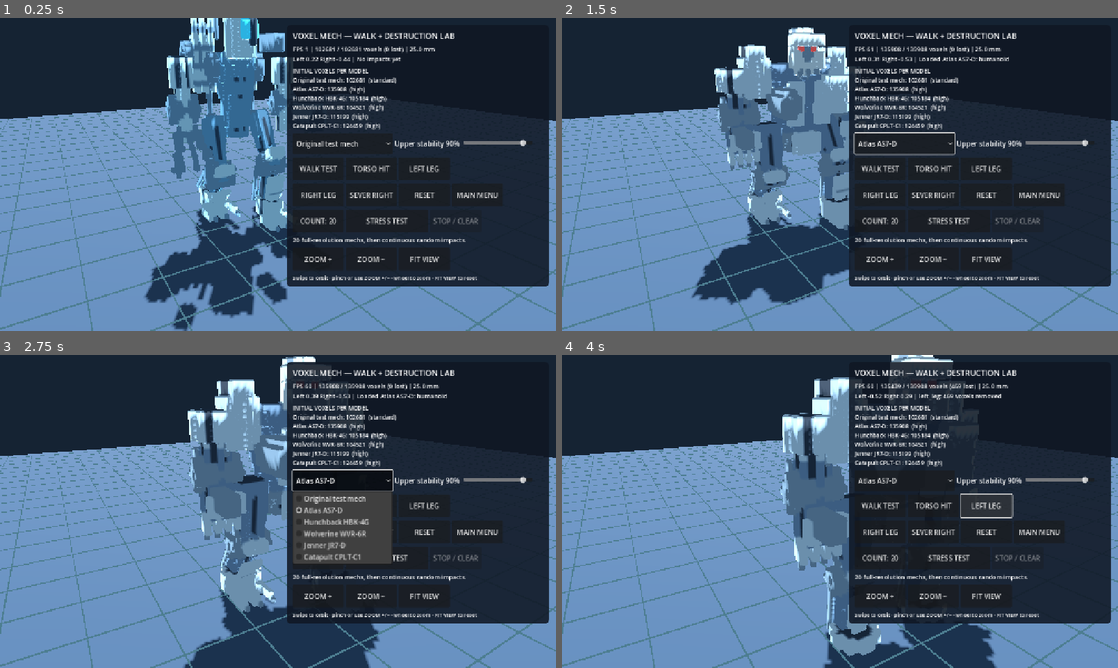
Above: before the commit, frames 1-4 (two rows, left to right).
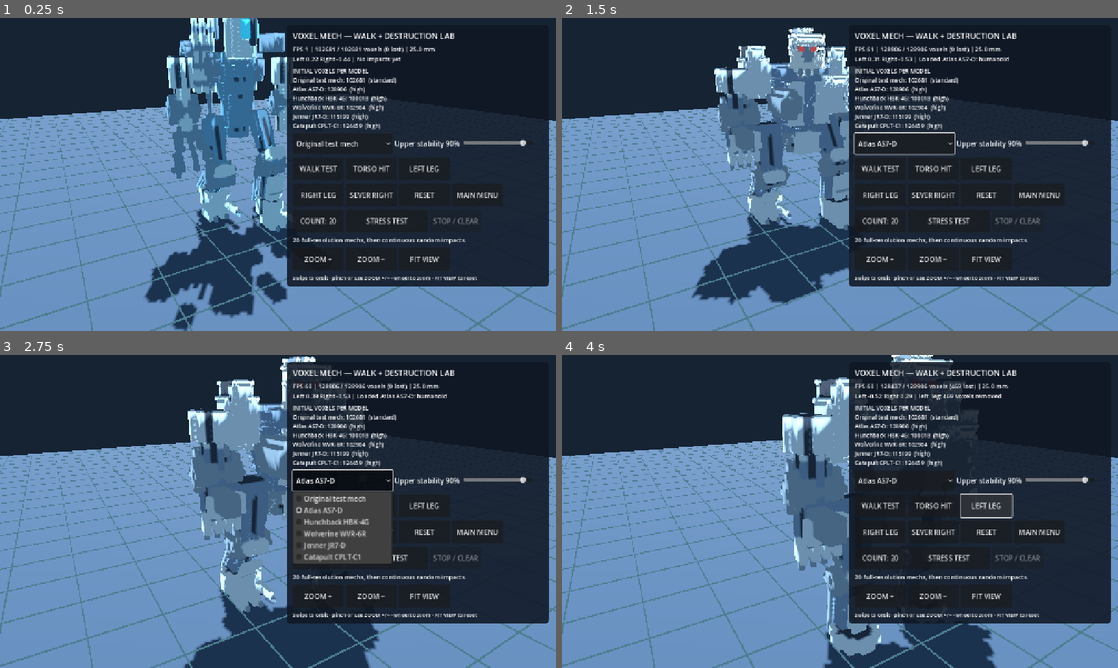
Above: after the commit, the same moments.

Repository: drag0nblad3/BtechMobile
Game: Godot game, scene res://scenes/voxel_mech_lab.tscn
Same seed, same stepped clock (60 frames per second), same inputs: the game is played once before the commit and once after it. This scene is started directly instead of the project's main scene.
Inputs:
- Up to frame 1 (0.25 s): no input
- Up to frame 2 (1.5 s): click "Original test mech" at 0.5 s; click "WALK TEST" at 1.25 s
- Up to frame 3 (2.75 s): click "Atlas AS7-D" at 2 s
- Up to frame 4 (4 s): click "TORSO HIT" at 2.75 s; click "LEFT LEG" at 3.5 s

The runs differ from the first frame. In frame 1, less than 0.1% of the frame differs, in the area x 59-67%, y 22-30%; in frame 2, 1.3%, in the area x 29-67%, y 2-92%; in frame 3, 0.9%; in frame 4, 0.6%.

Commit message:
Cut real 25mm chamfers across major armor silhouettes instead of relying on smoothed shading alone

Diff:
--- a/src/view/units/voxel_reference_v4.gd
+++ b/src/view/units/voxel_reference_v4.gd
@@ -685,6 +685,12 @@
 	var scale := p.detail_scale
 	if scale < 2:
 		return
+	# Large armor hulls gain *real* 25mm-scale chamfers; smooth normals alone
+	# cannot fix a 75mm rectangular silhouette. Thin hocks, claws, turret
+	# bores and missile opening rings are deliberately left untouched.
+	var shape := p.detail_style.trim_prefix("v4_")
+	if p.name == "Torso" and shape in ["atlas", "hunchback", "wolverine"]:
+		_chamfer_real_microvoxels(p, 2 if shape != "wolverine" else 1)
 	if p.name.ends_with("_shin"):
 		for y in [-5, -8]:
 			p.paint_box(Vector3i(-2 * scale, y * scale, -3 * scale),
@@ -693,3 +699,34 @@
 		for y in [-7, -3]:
 			p.paint_box(Vector3i(-3 * scale, y * scale, -4 * scale),
 					Vector3i(3 * scale, y * scale, -4 * scale), 8)
+
+
+## Actual two-axis corner removal AFTER coarse-to-fine refinement. Only
+## armor classes can be cut, and only where a multi-cell panel has spare
+## support inside; never erase open tubes, exposed actuators, or glass.
+static func _chamfer_real_microvoxels(p: VoxelPart, radius: int) -> void:
+	var remove: Array[Vector3i] = []
+	var directions := [Vector3i.RIGHT, Vector3i.UP, Vector3i.BACK]
+	for cell: Vector3i in p.cells:
+		var mat: int = int(p.cells[cell])
+		if mat != 0 and mat != 4 and mat != 6 and mat != 9:
+			continue
+		var boundary_axes := 0
+		var secure_support := 0
+		for axis in directions:
+			var edge_plus := not p.cells.has(cell + axis)
+			var edge_minus := not p.cells.has(cell - axis)
+			if radius == 2:
+				edge_plus = edge_plus or not p.cells.has(cell + axis * 2)
+				edge_minus = edge_minus or not p.cells.has(cell - axis * 2)
+			if edge_plus or edge_minus:
+				boundary_axes += 1
+			else:
+				secure_support += 1
+		# Trim a thick panel's outside corner without severing a thin
+		# actuator shaft or the root of an armor rib. This checks the
+		# two-axis cross-section only; the third axis carries the panel.
+		if boundary_axes >= 2 and secure_support >= 1:
+			remove.append(cell)
+	for cell in remove:
+		p.cells.erase(cell)
